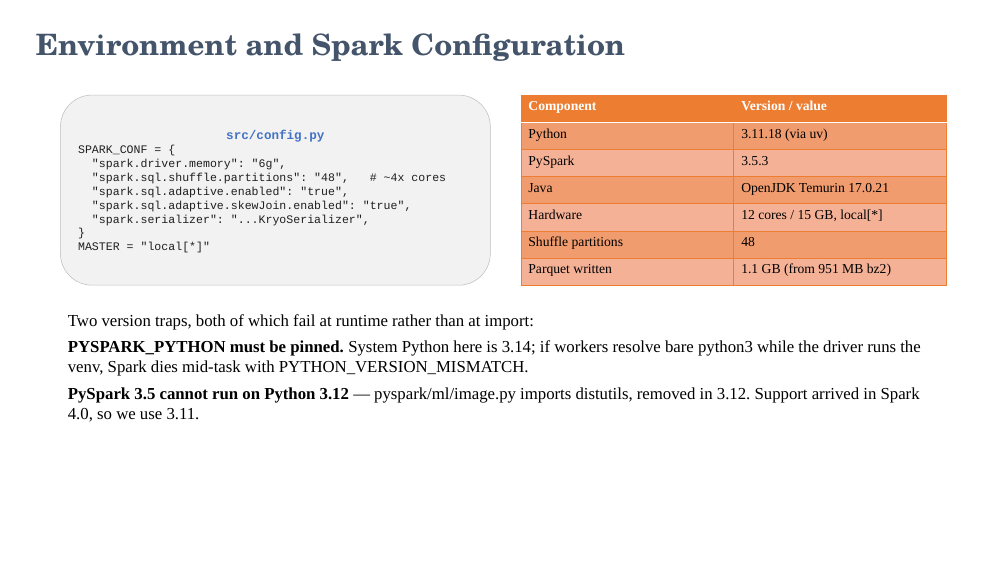
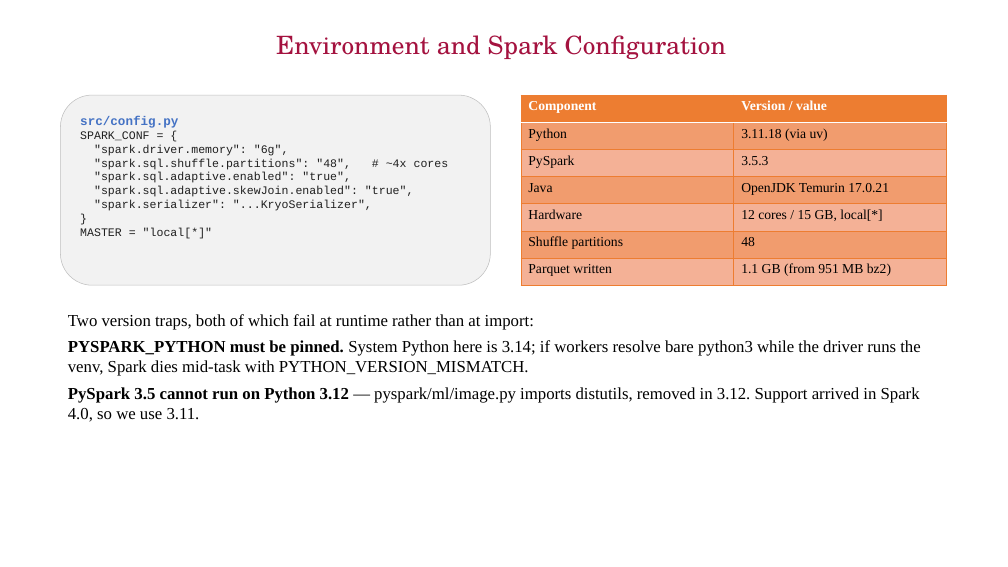
Before and after one commit to CognacStealer/BIgData, a slide deck: slide 6 of reports/MMDS_EndSem_Wikimedia_Bot_Detection.pptx. Drawn at 1008x567 pixels with LibreOffice and Linux fonts; fonts in the diff are those of the drawing; background and template pictures are left out. Boxes give left, top, right and bottom in pixels: in the first picture for what was removed or moved away, otherwise in the second. Text is boxed around its words. In the diff, an @@ line names an element or a change of style, - is before the commit and + after.

```diff
--- a/reports/MMDS_EndSem_Wikimedia_Bot_Detection.pptx
+++ b/reports/MMDS_EndSem_Wikimedia_Bot_Detection.pptx
@@ title "Environment and Spark Configuration" at box(276, 35, 726, 59): size 28 to 24 pt, text colour #44546A to #A4123F, bold off; alignment left to centre @@
@@ rounded rectangle "src/config.py" at box(60, 95, 491, 286): vertical alignment middle to top @@
@@ text in rounded rectangle at box(80, 116, 178, 128): alignment centre to left @@
```
Also in this commit, not shown: 22 other slides changed, 2 other files.
